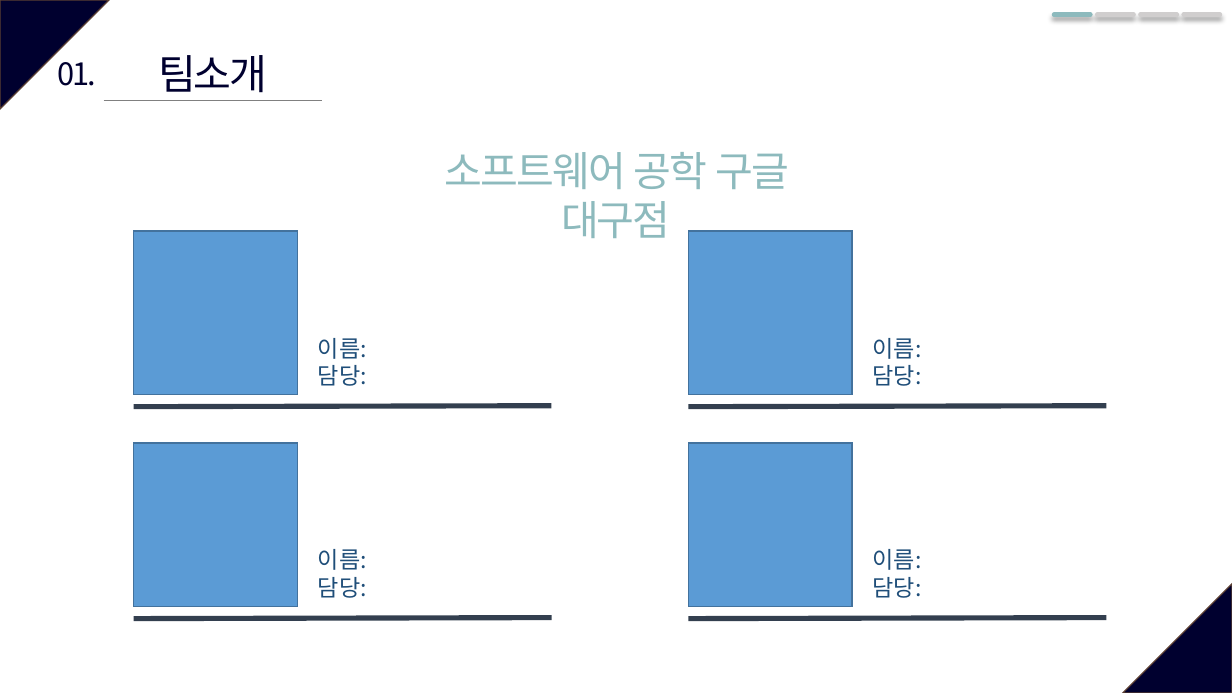
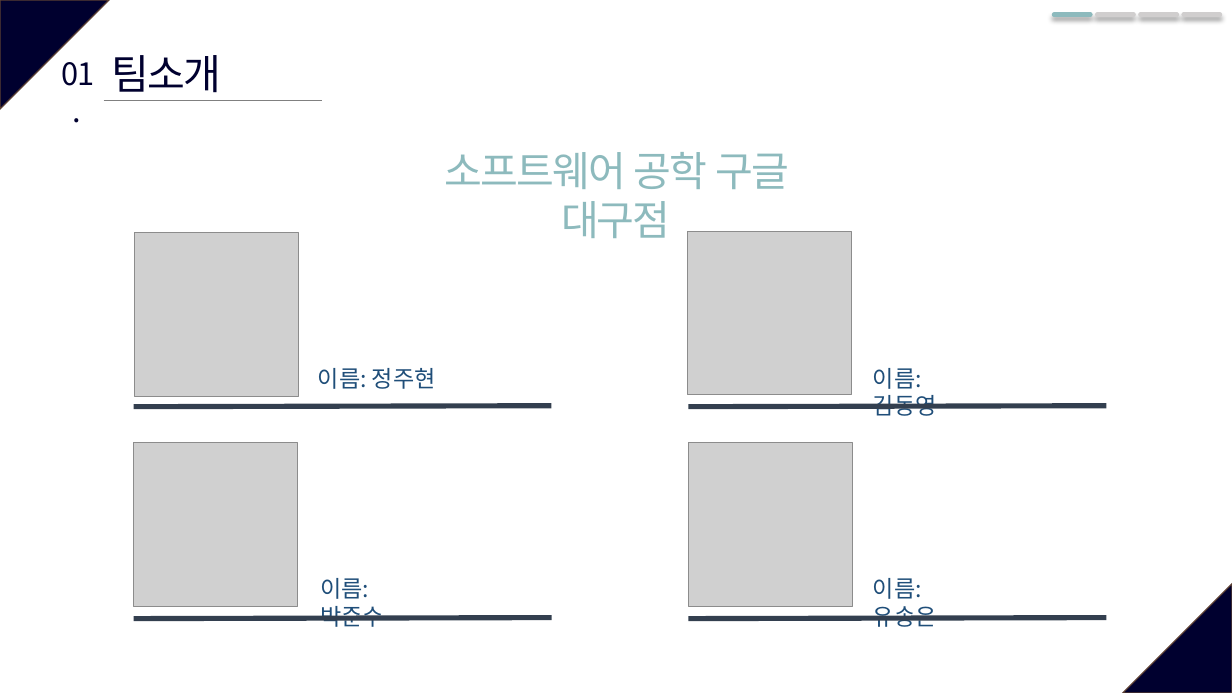
Before and after one commit to JeongJuhyeon/KNUBus, a slide deck: slide 5 of designdocs/Project Plan Presentation.pptx. Drawn at 1232x693 pixels with LibreOffice and Linux fonts; fonts in the diff are those of the drawing; grey boxes stand for pictures. Boxes give left, top, right and bottom in pixels: in the first picture for what was removed or moved away, otherwise in the second. Text is boxed around its words. In the diff, an @@ line names an element or a change of style, - is before the commit and + after.

```diff
--- a/designdocs/Project Plan Presentation.pptx
+++ b/designdocs/Project Plan Presentation.pptx
@@ text "01." rewrapped from [58,62,97,86] to [62,62,94,86] @@
@@ text "팀소개": place and size @@
-text "팀소개" at [158,55,268,93]
+text "팀소개" at [112,55,222,93]
@@ text "팀소개" at [112,55,222,93]: font Noto Sans CJK KR to Arial @@
@@ rectangle removed at [134,231,298,395] @@
@@ picture added at [135,232,299,396] @@
@@ picture added at [688,231,851,395] @@
@@ rectangle removed at [689,231,852,395] @@
@@ text at [318,368,436,389]: text changed @@
-이름:
-담당:
+이름: 정주현
@@ text at [873,368,937,416]: text changed @@
-이름:
-담당:
+이름: 김동영
@@ rectangle removed at [134,443,298,606] @@
@@ picture added at [134,443,298,606] @@
@@ rectangle removed at [689,443,852,606] @@
@@ picture added at [689,443,853,606] @@
@@ text at [320,578,384,627]: text changed @@
-이름:
-담당:
+이름: 박준수
@@ text at [873,578,937,627]: text changed @@
-이름:
-담당:
+이름: 유송은
```
Also in this commit, not shown: 13 other slides changed, 1 slide added, 2 slides removed.
